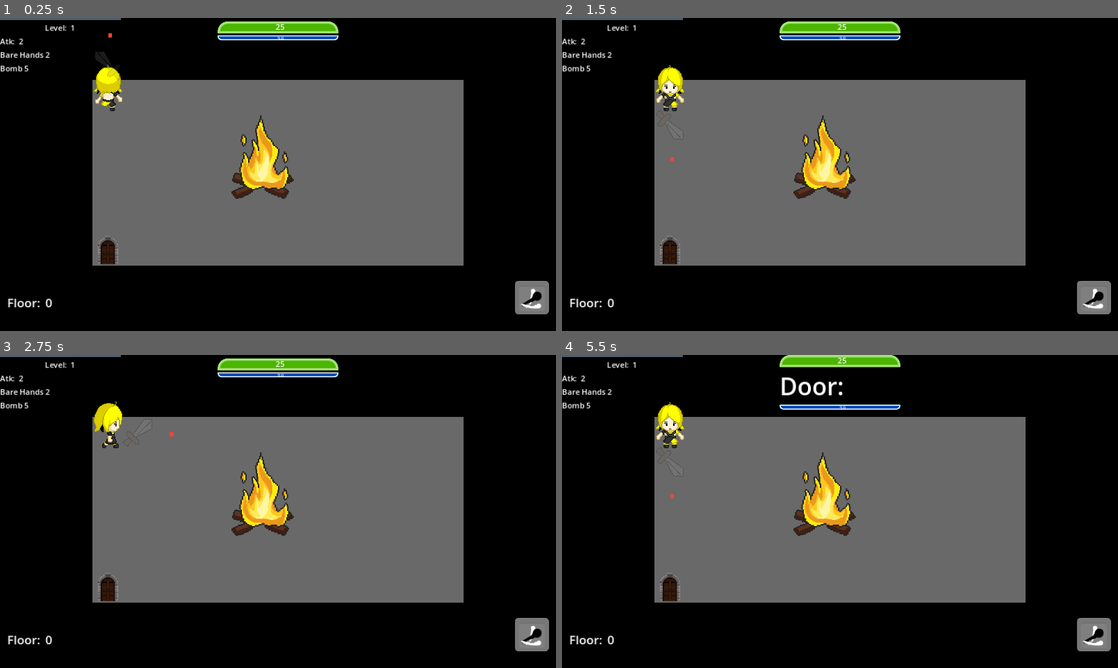
Above: before the commit, frames 1-4 (two rows, left to right).
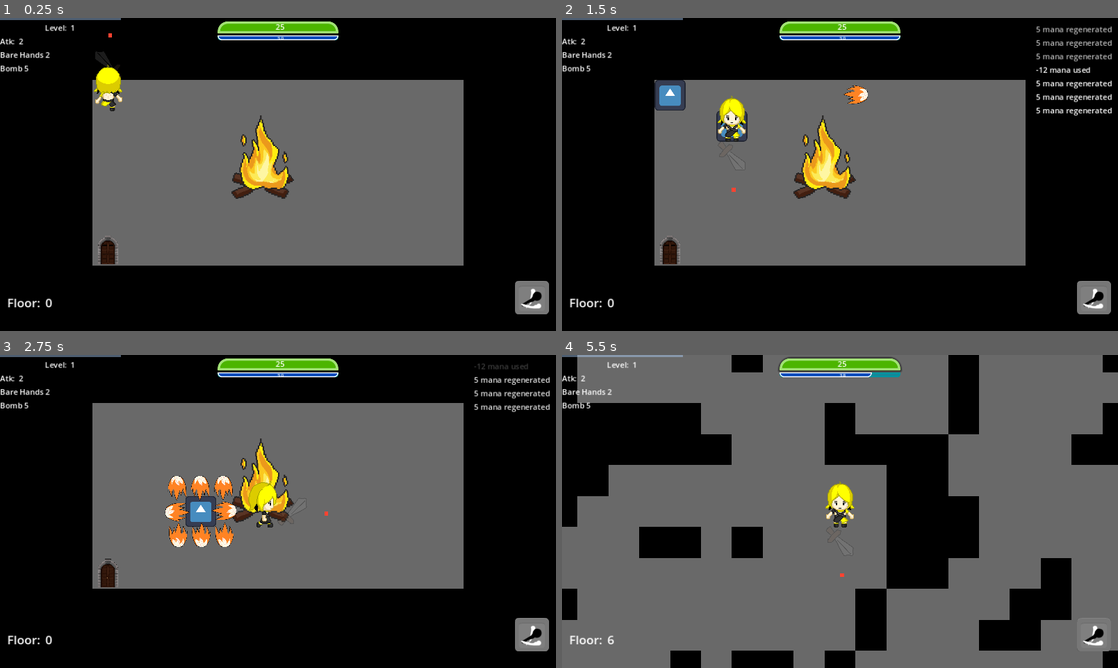
Above: after the commit, the same moments.

Repository: Where-is-my-input/Azenx-Tower
Game: Godot game, scene res://code/world/camp_fire.tscn
The game is run twice, just before and just after one commit, with the same random seed, the same clock (stepped at 60 frames per second) and the same inputs. This scene is started directly instead of the project's main scene. The engine's default icon, where the game draws it, is replaced by a stand-in: a white triangle on a blue panel in a dark square.
Inputs:
- Up to frame 1 (0.25 s): no input
- Up to frame 2 (1.5 s): hold D (right) 0.53-1.28 s; hold 3 (primeTest) 0.53-1.28 s; tap Keypad 6 (spell) at 0.8, 1.35 s; hold S (down) from 1.28 s (still down)
- Up to frame 3 (2.75 s): tap 3 (primeTest) at 1.55 s; release S (down) at 2.03 s; hold D (right) from 2.03 s (still down); hold Z (attack) from 2.03 s (still down); tap Keypad 6 (spell) at 2.3 s
- Up to frame 4 (5.5 s): release D (right) at 2.78 s; release Z (attack) at 2.78 s; hold E (tpRangeUp) 2.78-3.53 s; tap V (collect) at 2.85 s; tap 3 (primeTest) at 3.05, 4.55 s; hold 2 (doorCoordinates) 3.53-4.28 s; hold A (left) 3.53-5.03 s; tap Keypad 6 (spell) at 3.8, 5.3 s; tap N (frameAdvance) at 4.35 s; hold S (down) from 5.03 s (still down); hold 1 (godMode) from 5.03 s (still down)

The runs differ from the first frame. In frame 1, less than 0.1% of the frame differs, in the area x 19-22%, y 15-20%; in frame 2, 2.6%; in frame 3, 11%; in frame 4, 60%, in the area x 0-100%, y 0-100%.

Commit message:
Campfire fix

Diff:
--- a/code/player/player.tscn
+++ b/code/player/player.tscn
@@ -224,6 +224,7 @@
 shape = SubResource("RectangleShape2D_yalc6")
 
 [node name="asPlayer" type="AnimatedSprite2D" parent="cb2Player"]
+z_index = 5
 position = Vector2(0, -15)
 scale = Vector2(0.5, 0.5)
 sprite_frames = SubResource("SpriteFrames_6g7i2")
--- a/code/spell/bomb.gd
+++ b/code/spell/bomb.gd
@@ -5,7 +5,7 @@
 @export var damage:int = 5
 @export var spellName = "Bomb"
 
-var directions = [Vector2(1,0), Vector2(-1,0), Vector2(0,1), Vector2(0,-1), Vector2(1,1), Vector2(-1,1), Vector2(-1,1), Vector2(-1,-1)]
+var directions = [Vector2(1,0), Vector2(-1,0), Vector2(0,1), Vector2(0,-1), Vector2(1,1), Vector2(-1,1), Vector2(1,-1), Vector2(-1,-1)]
 var manaDamage = 0
 var turnsLeft = 3
 var finished = 8
--- a/code/spell/spell.gd
+++ b/code/spell/spell.gd
@@ -20,6 +20,10 @@
 			spr_spell.rotation_degrees = 0
 		Vector2(0,1):
 			spr_spell.rotation_degrees = 180
+		Vector2(1, 1):
+			spr_spell.rotation_degrees = 180
+		Vector2(-1, 1):
+			spr_spell.rotation_degrees = 180
 
 func _physics_process(delta: float) -> void:
 	global_position += direction * speed
--- a/code/world/camp_fire.gd
+++ b/code/world/camp_fire.gd
@@ -6,6 +6,7 @@
 func _ready():
 	Global.player.get_child(0).global_position = Vector2(224,160)
 	add_child(Global.player)
+	Global.connect("nextTurn", nextTurn)
 	Global.player.enterFloor()
 	tile_set.signalSize()
 
@@ -19,3 +20,6 @@
 
 func _on_bonfire_body_exited(body: Node2D) -> void:
 	player = null
+
+func nextTurn():
+	Global.enemyTurn.emit()
